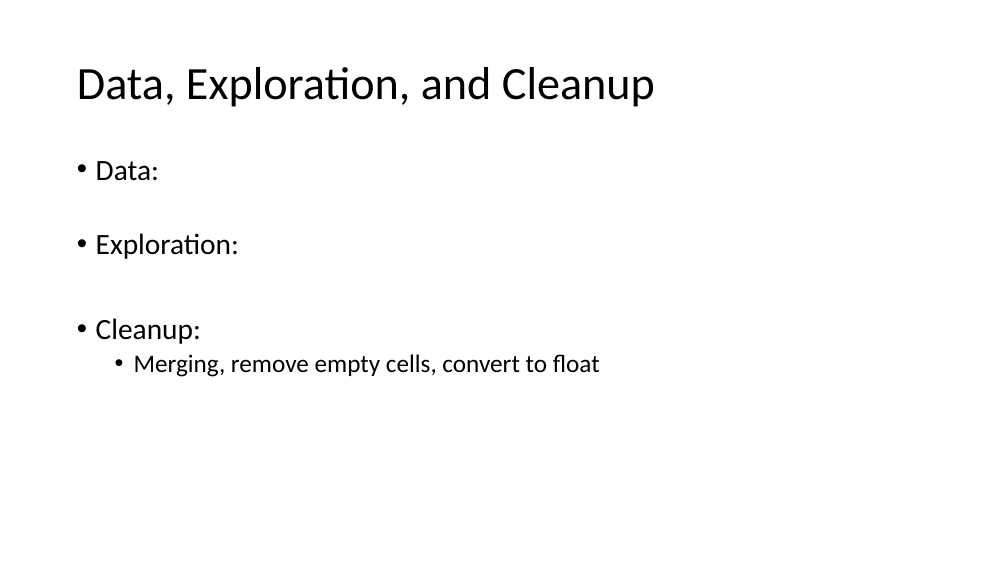
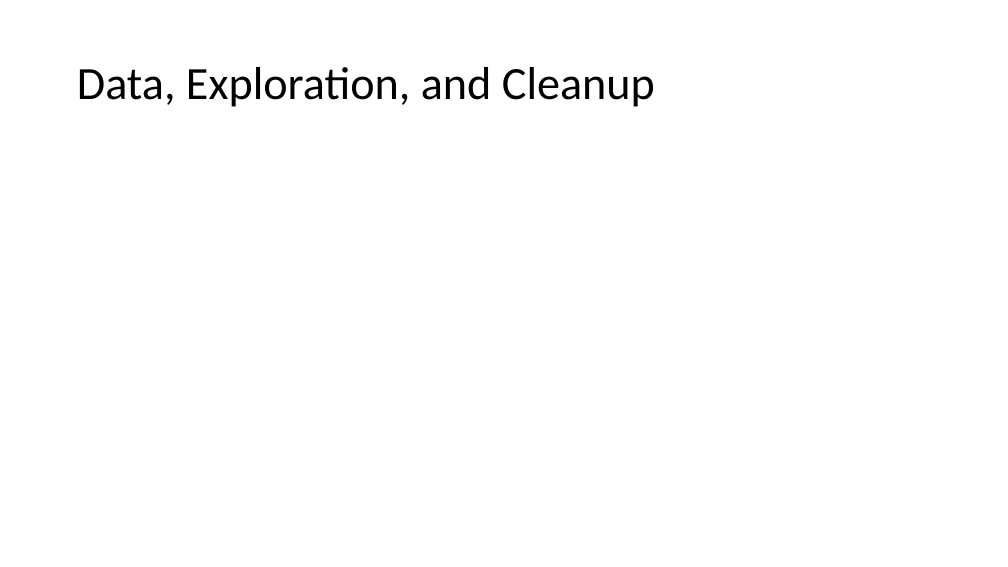
Before and after one commit to zelson71/project1-challenge, a slide deck: slide 4 of Historical Traffic Crash Data in Relation to the.pptx. Drawn at 1008x567 pixels with LibreOffice and Linux fonts; fonts in the diff are those of the drawing. Boxes give left, top, right and bottom in pixels: in the first picture for what was removed or moved away, otherwise in the second. Text is boxed around its words. In the diff, an @@ line names an element or a change of style, - is before the commit and + after.

```diff
--- a/Historical Traffic Crash Data in Relation to the.pptx
+++ b/Historical Traffic Crash Data in Relation to the.pptx
@@ text removed at (x1=96, y1=161, x2=600, y2=377) @@
-• Data:
-• Exploration:
-• Cleanup:
-  • Merging, remove empty cells, convert to float
```
Also in this commit, not shown: 4 other slides changed.
